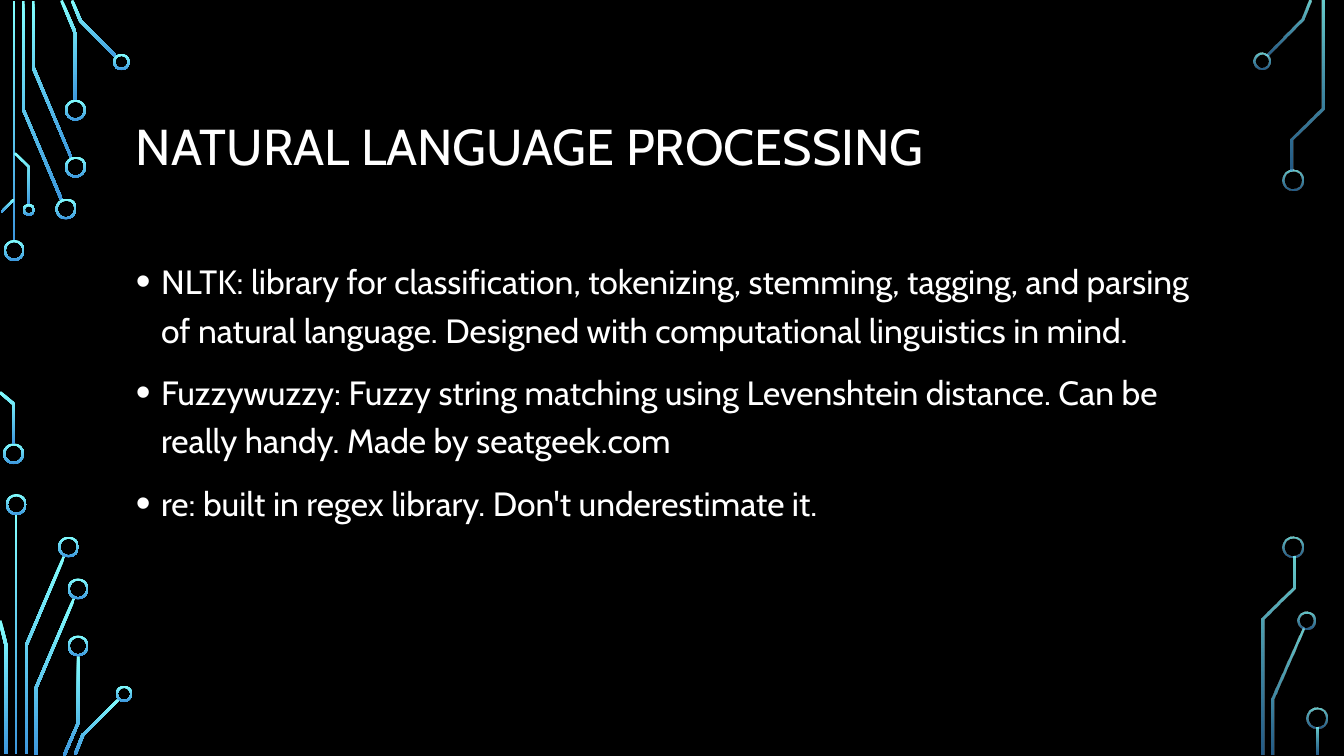
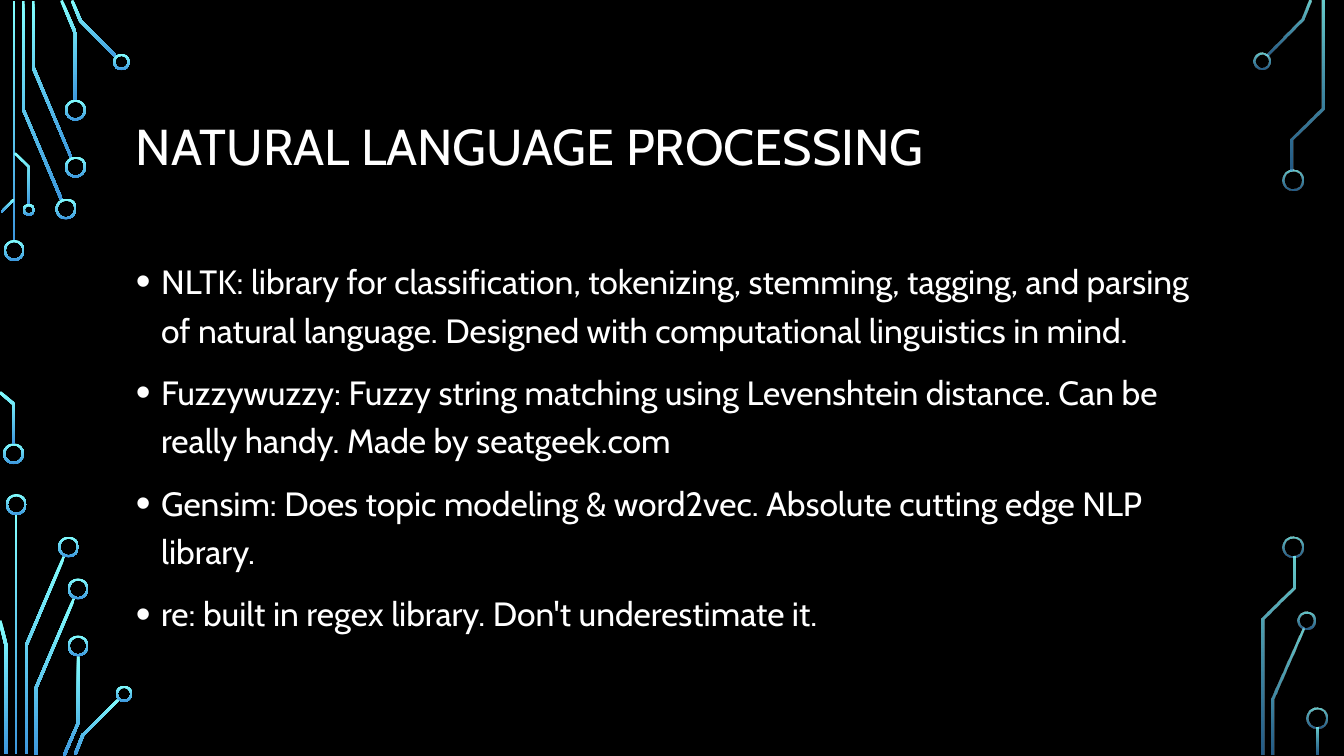
Before and after one commit to bkerster/python-workshop, a slide deck: slide 174 of Data analysis in python.pptx. Drawn at 1344x756 pixels with LibreOffice and Linux fonts; fonts in the diff are those of the drawing; background and template pictures are left out. Boxes give left, top, right and bottom in pixels: in the first picture for what was removed or moved away, otherwise in the second. Text is boxed around its words. In the diff, an @@ line names an element or a change of style, - is before the commit and + after.

```diff
--- a/Data analysis in python.pptx
+++ b/Data analysis in python.pptx
@@ text at [161, 490, 1142, 572]: paragraph added @@
+• Gensim: Does topic modeling & word2vec. Absolute cutting edge NLP library.
```
Also in this commit, not shown: 3 other slides changed.
